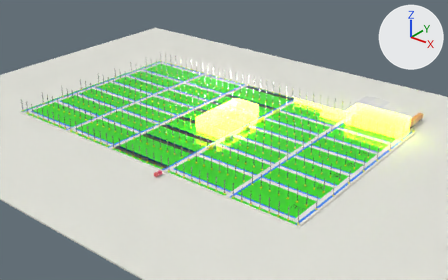
What one commit did to the glTF model models/factorylogisticanimation.glb.
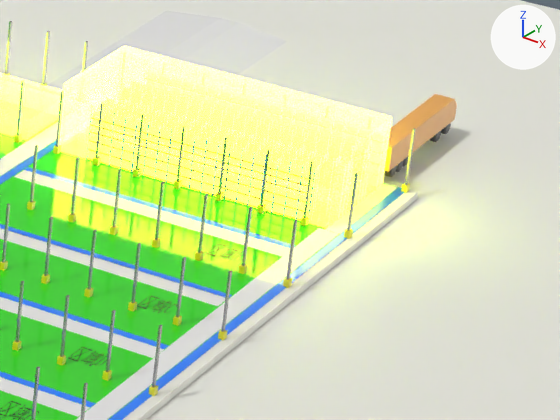
Each version is shown whole from a 50 mm lens placed at (253.5, -302.5, 177.5), pointed at (5.3, 7.8, -14.8), then close up on the part from 74% to 99% of the width and 34% to 63% of the height. The axes (+X, +Y, +Z) are drawn at upper right. The lights are the same throughout. Where no turn or scale is listed for an object, it has been applied to the vertices. Vertices at the same position are counted once.

In view in the first close-up: '三期连接通道', '主厂区地面', '主厂房水泥基础', '人行道.005', '卡车', '厂区地面', '成品打包区', '成品立体库40-47', '横向通道.029', '横向通道.030', '货架层板4044.005', '轮子1', '轮子3', '轮子5', '轮子7', '轮子9', '通道.005', '顶部立柱阵列'.
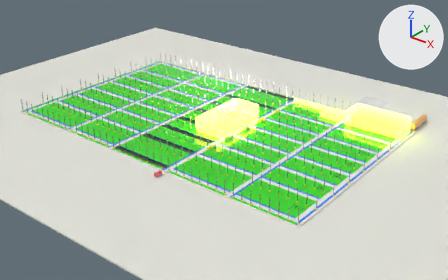
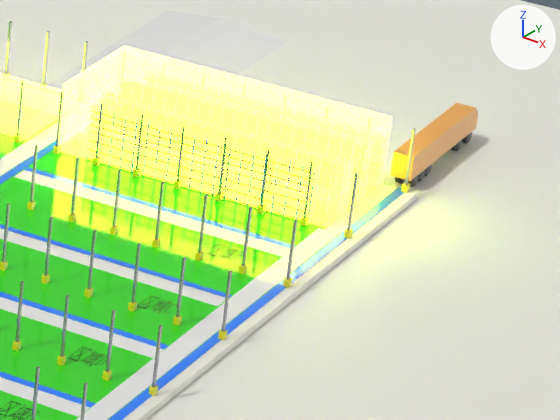
Where the change shows, as pixel boxes (x1, y1, x2, y2) in the close-ups (560 x 420 px):
'卡车', moved
    before: (384, 94, 457, 172)
    after: (390, 103, 478, 181)
'货架层板4044.005', reshaped (10% taller)
    before: (91, 118, 313, 188)
    after: (91, 111, 314, 188)
'轮子9', moved
    before: (385, 166, 396, 177)
    after: (408, 175, 418, 187)
'轮子3', moved
    before: (429, 131, 441, 142)
    after: (451, 140, 462, 151)
'轮子1', moved
    before: (441, 123, 451, 134)
    after: (462, 132, 472, 143)
'轮子7', moved
    before: (396, 161, 403, 172)
    after: (418, 170, 425, 181)
'轮子5', moved
    before: (403, 156, 409, 167)
    after: (424, 165, 431, 176)
'轮子8', moved (not visible before)
    after: (395, 177, 405, 184)
part 1 of me_立方体_153, added
    after: (278, 163, 289, 167)
part 2 of me_立方体_153, added
    after: (254, 156, 265, 160)
part 3 of me_立方体_153, added
    after: (242, 153, 253, 157)
part 4 of me_立方体_153, added
    after: (207, 143, 218, 147)
part 5 of me_立方体_153, added
    after: (160, 130, 171, 134)
part 6 of me_立方体_153, added
    after: (115, 117, 125, 121)

What the commit changed:
me_立方体_153 has 304 vertices, 456 faces and spans x -31.0..0.8, y -0.5..0.5, z -0.1..1.1.
me_立方体_153 is used by ob_货架层板4044_005; location (110.0, 54.7, 6.0).
me_立方体_153 part 1: a new loose piece, a box spanning x -4.16..-2.56, y -0.475..0.475, z 1.95..2.05, in mat_货架层板 (yellow #e7b73a).
me_立方体_153 part 2: a new loose piece, a box spanning x -7.52..-5.92, y -0.475..0.475, z 1.95..2.05, in mat_货架层板 (yellow #e7b73a).
me_立方体_153 part 3: a new loose piece, a box spanning x -9.2..-7.6, y -0.475..0.475, z 1.95..2.05, in mat_货架层板 (yellow #e7b73a).
me_立方体_153 part 4: a new loose piece, a box spanning x -14.24..-12.64, y -0.475..0.475, z 1.95..2.05, in mat_货架层板 (yellow #e7b73a).
me_立方体_153 part 5: a new loose piece, a box spanning x -20.96..-19.36, y -0.475..0.475, z 1.95..2.05, in mat_货架层板 (yellow #e7b73a).
me_立方体_153 part 6: a new loose piece, a box spanning x -27.68..-26.08, y -0.475..0.475, z 1.95..2.05, in mat_货架层板 (yellow #e7b73a).
Object '卡车' (ob_卡车) moves from (112.0, 84.2, 3.9) to (115.1, 84.2, 3.4).
Object '轮子1' (ob_轮子1) moves from (112.8, 93.6, 1.5) to (115.9, 93.6, 1.0).
Object '轮子3' (ob_轮子3) moves from (112.8, 90.2, 1.5) to (115.9, 90.2, 1.0).
Object '轮子5' (ob_轮子5) moves from (112.8, 79.9, 1.5) to (115.9, 79.9, 1.0).
Object '轮子7' (ob_轮子7) moves from (112.8, 77.7, 1.5) to (115.9, 77.7, 1.0).
Object '轮子8' (ob_轮子8) moves from (111.2, 75.5, 1.5) to (114.3, 75.5, 1.0).
Object '轮子9' (ob_轮子9) moves from (112.8, 75.5, 1.5) to (115.9, 75.5, 1.0).
